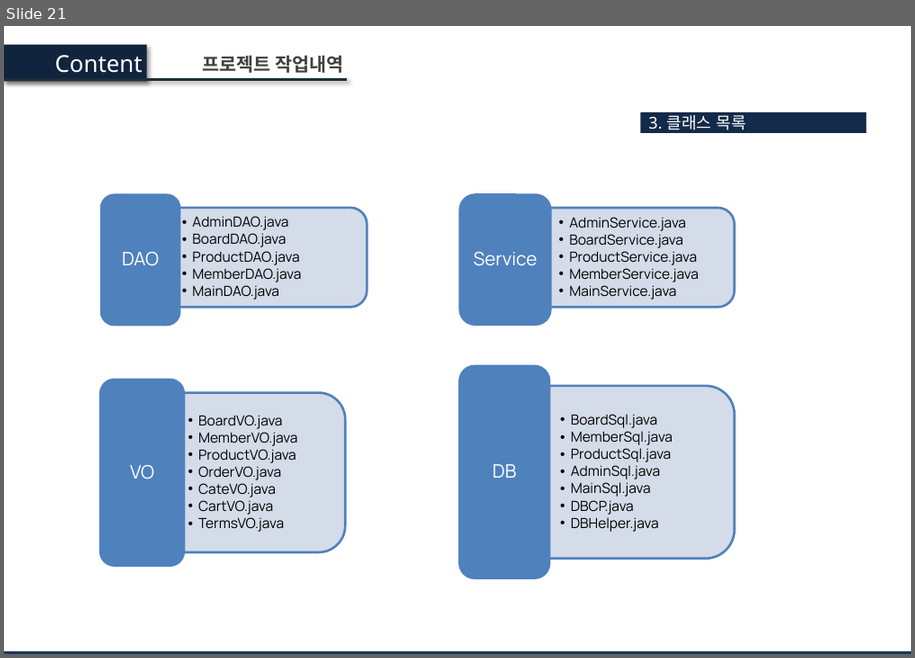
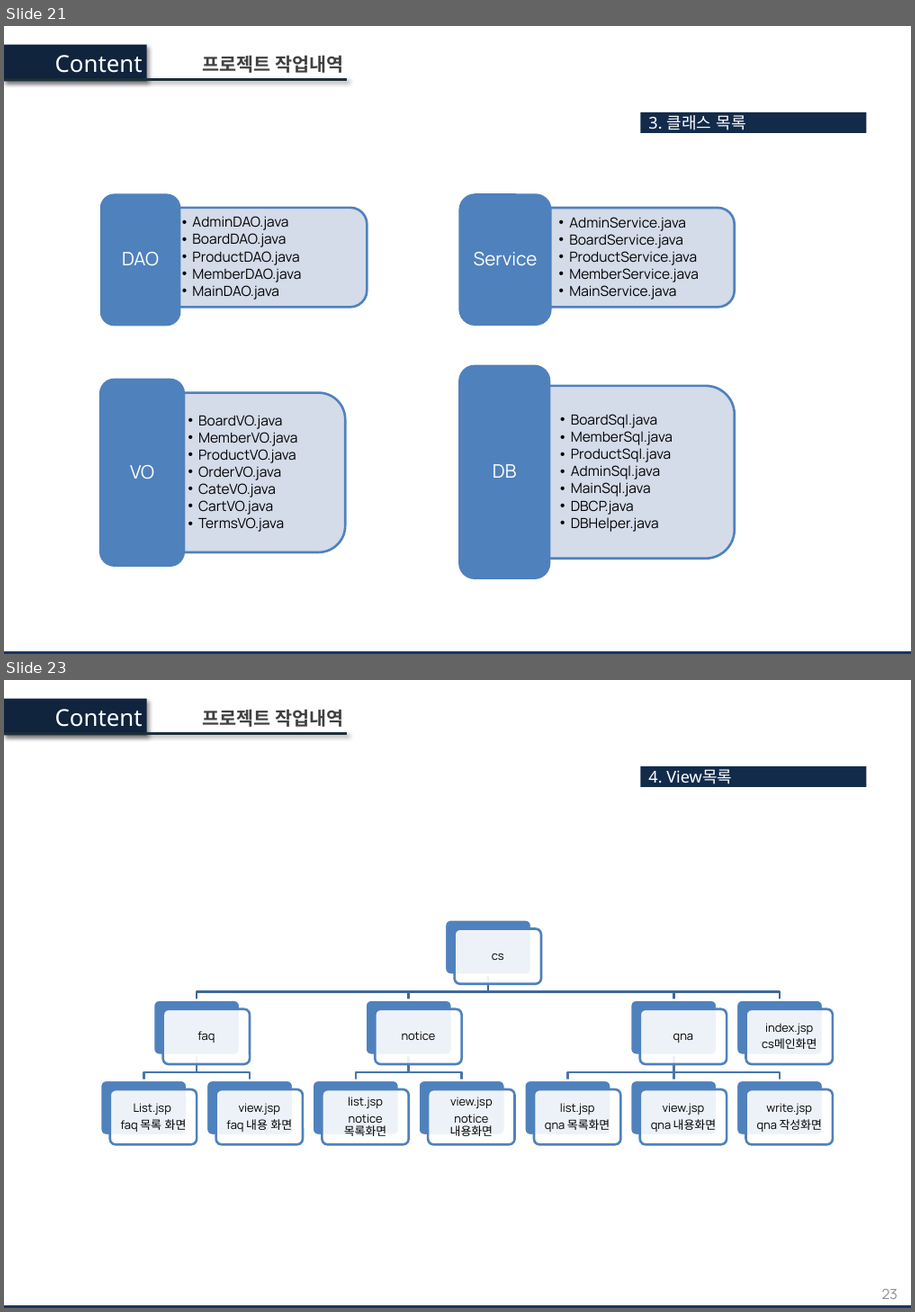
Before and after one commit to Haseonj/Kmarket, a slide deck: Kmarket 프로젝트 발표보고서.pptx. Shown one above the other, each under a label of ours: slide 21 before the commit, slides 21 and 23 after it; the slides between them are not shown. The pictures are 915x658 and 915x1312 pixels, drawn with LibreOffice and Linux fonts; fonts in the diff are those of the drawing; background and template pictures are left out. Boxes give left, top, right and bottom in pixels: in the first picture for what was removed or moved away, otherwise in the second. Text is boxed around its words. In the diff, an @@ line names an element or a change of style, - is before the commit and + after.

```diff
--- a/Kmarket 프로젝트 발표보고서.pptx
+++ b/Kmarket 프로젝트 발표보고서.pptx
@@ slide 23 added at [4, 680, 911, 1308], background picture (left out); not listed: 1 template element that a slide beside it also shows @@
@@ rectangle added at [4, 698, 146, 735], fill #0F243E @@
@@ text added at [55, 709, 143, 727], 20 pt, text gradient #FFFFFF to #E6E6E6 @@
+Content
@@ text added at [202, 709, 344, 727], 16 pt, text gradient #404040 to #000000, bold @@
+프로젝트 작업내역
@@ line added from (4, 734) to (348, 734), #1D2F39 2.25 pt @@
@@ rectangle added at [52, 785, 867, 1263], fill #FFFFFF at 31% opacity @@
@@ rectangle added at [640, 766, 867, 787], fill #122B4A, 14 pt, text #FFFFFF @@
+4. View목록
@@ group added at [100, 919, 833, 1145]: 24 rounded rectangles, 12 texts, 11 freeform shapes @@
+cs
+faq
+List.jsp
+faq 목록 화면
+view.jsp
+faq 내용 화면
+notice
+list.jsp
+notice 목록화면
+view.jsp
+notice 내용화면
+qna
+list.jsp
+qna 목록화면
+view.jsp
+qna 내용화면
+write.jsp
+qna 작성화면
+index.jsp
+cs메인화면
@@ page number added at [882, 1288, 898, 1299], 12 pt, text #8C8C8C @@
+23
```
Also in this commit, not shown: 1 slide changed, 2 other slides added.
